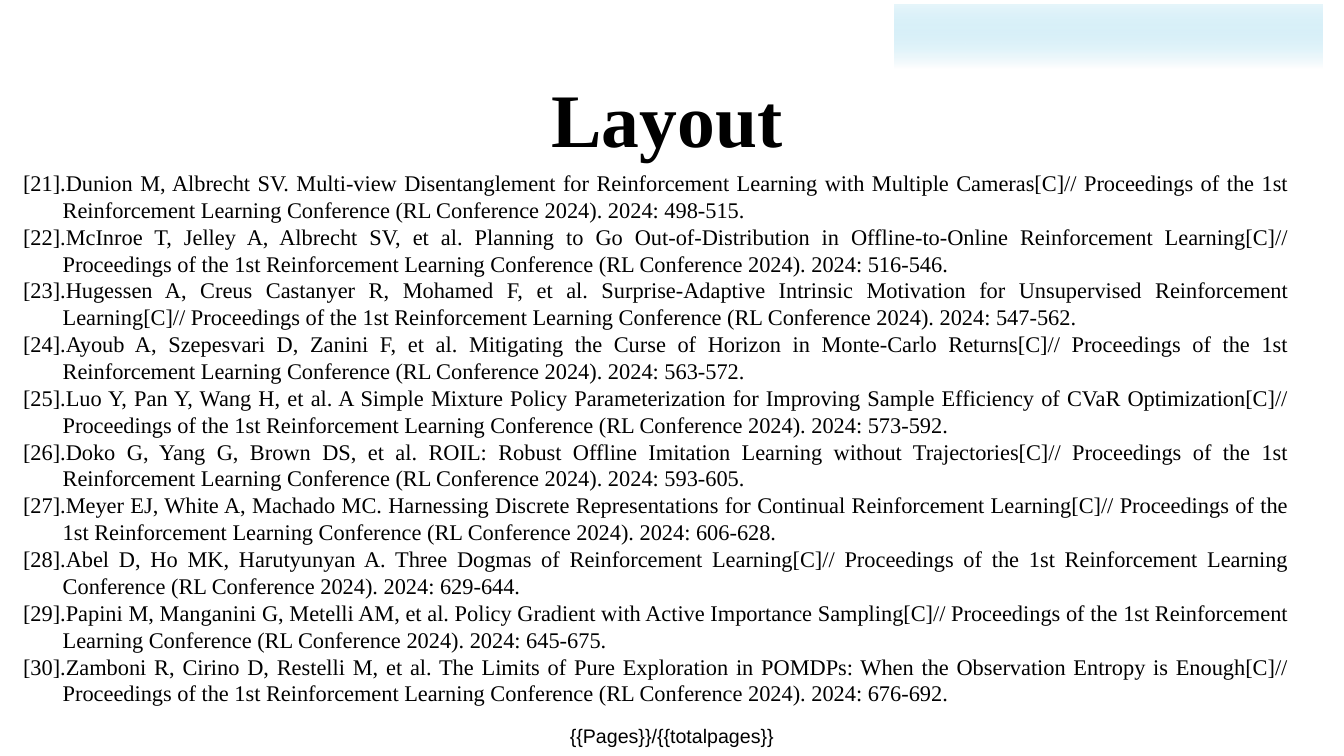
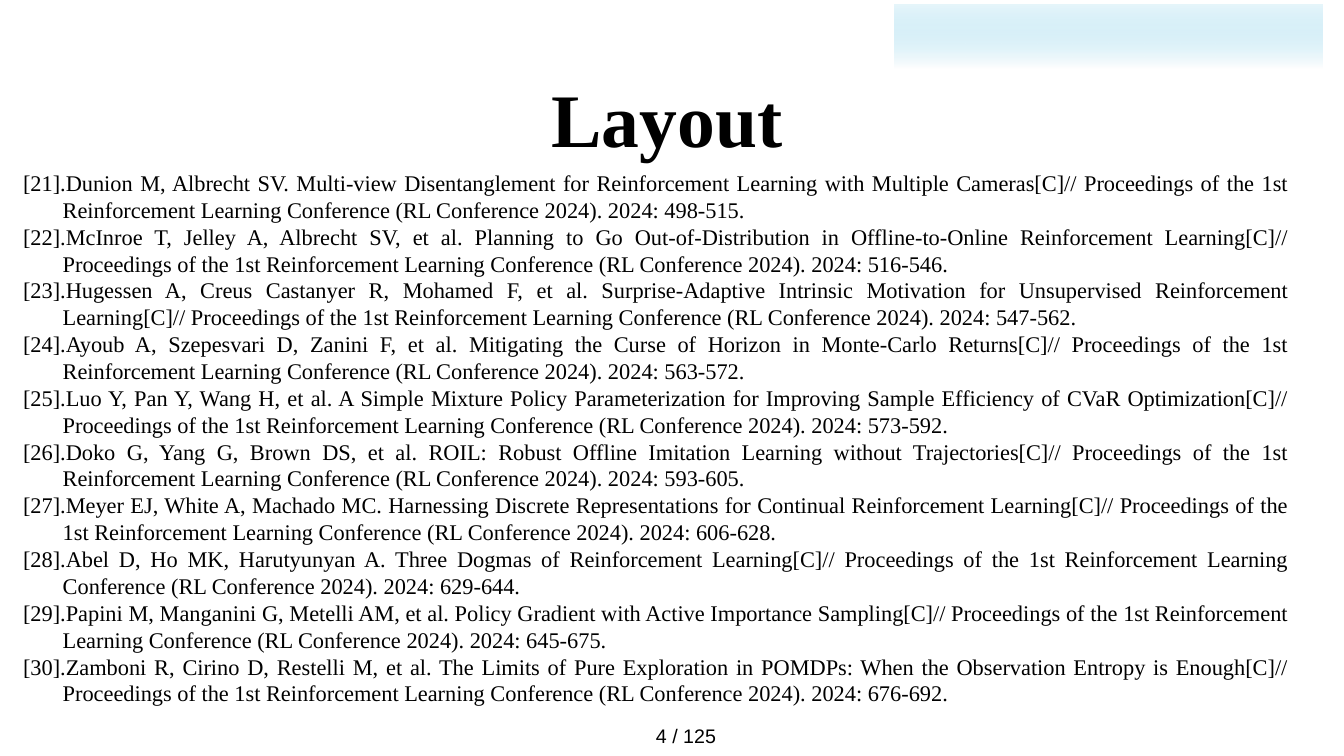
Before and after one commit to majialin-1995/paper_download, a slide deck: slide 4 of template.pptx. Drawn at 1344x756 pixels with LibreOffice and Linux fonts; fonts in the diff are those of the drawing; background and template pictures are left out. Boxes give left, top, right and bottom in pixels: in the first picture for what was removed or moved away, otherwise in the second. Text is boxed around its words. In the diff, an @@ line names an element or a change of style, - is before the commit and + after.

```diff
--- a/template.pptx
+++ b/template.pptx
@@ text removed at (x1=570, y1=728, x2=774, y2=747) @@
-{{Pages}}/{{totalpages}}
@@ text added at (x1=656, y1=729, x2=716, y2=744), 14 pt, text #000000 @@
+4 / 125
```
Also in this commit, not shown: 7 other slides changed, 2 other files.
